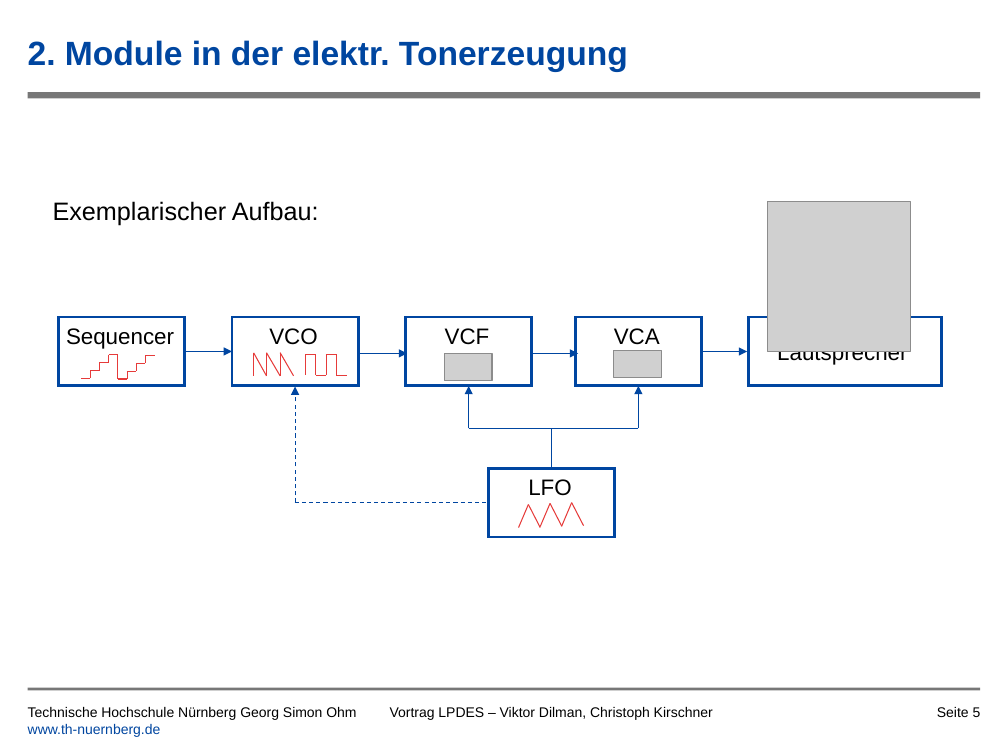
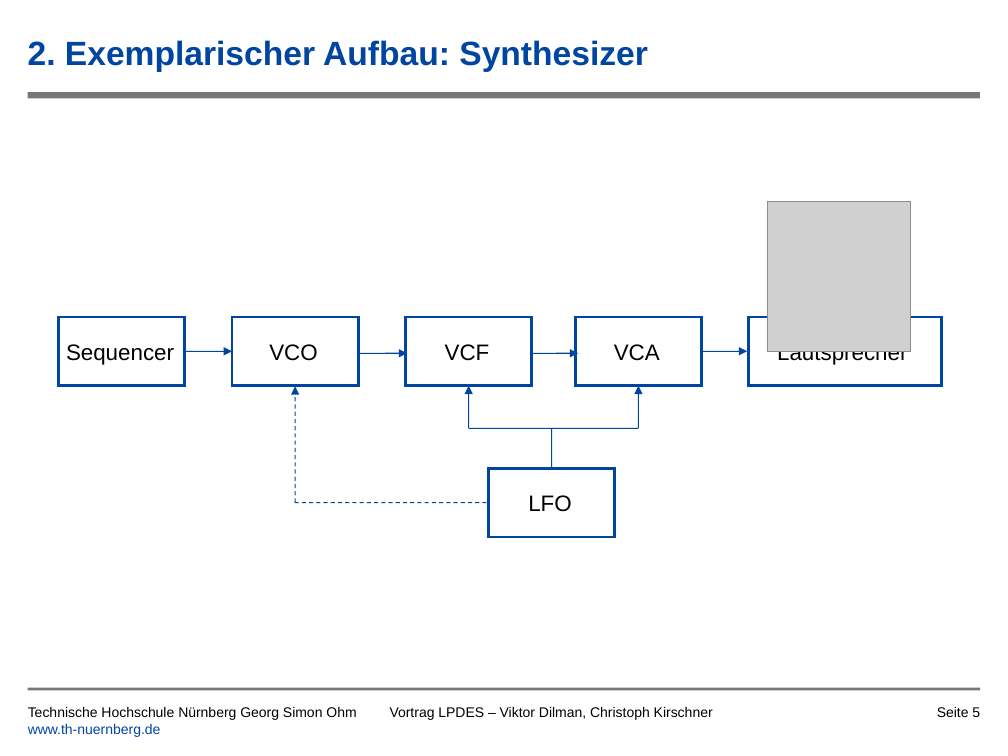
Before and after one commit to tsedlmeier/Synthesizer, a slide deck: slide 5 of Vortrag/Leiterplatte_als_Musikinstrument_Kirschner_Dilman.pptx. Drawn at 1008x756 pixels with LibreOffice and Linux fonts; fonts in the diff are those of the drawing; grey boxes stand for pictures; background and template pictures are left out. Boxes give left, top, right and bottom in pixels: in the first picture for what was removed or moved away, otherwise in the second. Text is boxed around its words. In the diff, an @@ line names an element or a change of style, - is before the commit and + after.

```diff
--- a/Vortrag/Leiterplatte_als_Musikinstrument_Kirschner_Dilman.pptx
+++ b/Vortrag/Leiterplatte_als_Musikinstrument_Kirschner_Dilman.pptx
@@ title at <box>28,40,648,72</box>: text changed @@
-2. Module in der elektr. Tonerzeugung
+2. Exemplarischer Aufbau: Synthesizer
@@ text removed at <box>53,201,319,225</box> @@
-Exemplarischer Aufbau:
@@ group removed at <box>254,353,293,376</box>: 6 lines @@
@@ picture removed at <box>445,354,493,381</box> @@
@@ picture removed at <box>614,351,662,378</box> @@
@@ group removed at <box>81,355,155,379</box>: 15 lines @@
@@ arrow removed from (295, 503) to (295, 386) @@
@@ freeform shape added at <box>295,386,295,502</box>, outline #0046A1 0.75 pt dashed @@
@@ group removed at <box>305,355,348,375</box>: 9 lines @@
@@ vertical alignment top to middle in 5 elements at <box>66,344,174,365</box>, <box>269,344,317,361</box>, <box>445,344,490,361</box>, <box>614,344,660,361</box>, <box>528,495,571,512</box> @@
@@ group removed at <box>518,503,584,527</box>: 6 lines @@
```
Also in this commit, not shown: 11 other slides changed, 2 slides removed, 2 other files.
